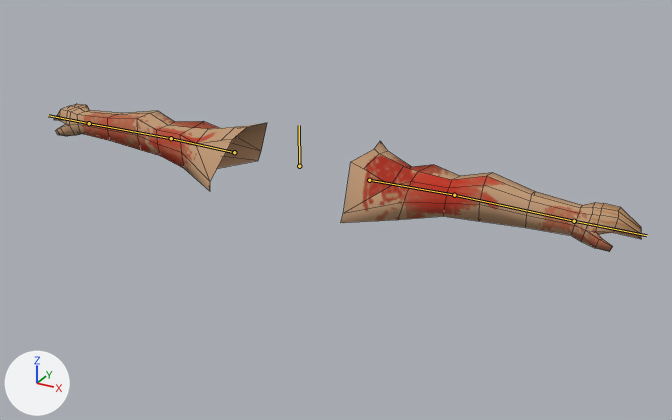
One commit to the Blender file Assets/Axtras/Models/Player/Arms/Player Arms Punch.blend: the scene before it, then after it.
Both versions are drawn from a 50 mm camera at (10.68, -17.5, 21.9) aimed at (1.73, -1.22, 13.76). Every picture has the same lights, and +X, +Y and +Z are marked at lower left. The bones that bend it are drawn over the model as lines. Mesh edges are drawn as thin lines.

The first picture shows 'Player Human Male'.
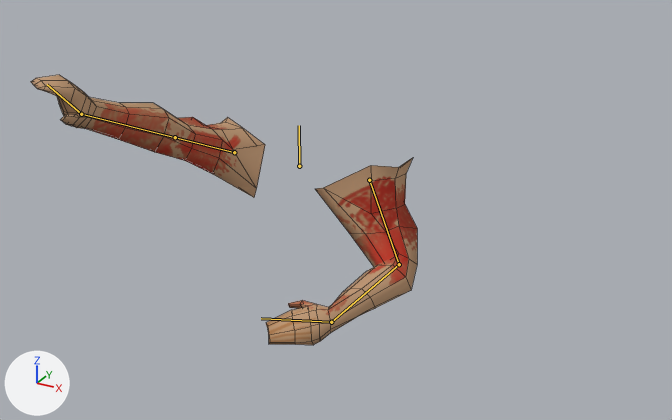
The newer file adds an action. The first version stands in its rest pose; the second is drawn at frame 18 of the action 'Throwing'.

Changed parts and their boxes (x1, y1, x2, y2) in the pictures (672 x 420 px):
'Player Human Male', posed (34% narrower, 82% taller)
    before: (54, 104, 641, 252)
    after: (31, 75, 417, 345)

The change, as a diff of the scene's bpy script:
```diff
--- a/Assets/Axtras/Models/Player/Arms/Player Arms Punch.blend.py
+++ b/Assets/Axtras/Models/Player/Arms/Player Arms Punch.blend.py
@@ bone_ik_pose_l @@
 bone_ik_pose_l = bpy.data.objects['Player Arms FPS'].pose.bones['IK.Pose.L']
-bone_ik_pose_l.location = (0.0, 0.0, 0.0)
+bone_ik_pose_l.location = (0.98, 0.0, -1.26)
@@ bone_ik_pose_r @@
 bone_ik_pose_r = bpy.data.objects['Player Arms FPS'].pose.bones['IK.Pose.R']
-bone_ik_pose_r.location = (0.0, 0.0, 0.0)
+bone_ik_pose_r.location = (0.3, 0.0, -0.12)
@@ bone_ik_target_l @@
 bone_ik_target_l = bpy.data.objects['Player Arms FPS'].pose.bones['IK.Target.L']
-bone_ik_target_l.location = (0.0, 0.0, 0.0)
-bone_ik_target_l.rotation_quaternion = (1.0, 0.0, 0.0, 0.0)  # degrees (0, 0, 0)
+bone_ik_target_l.location = (1.95, -4.0, 3.06)
+bone_ik_target_l.rotation_quaternion = (0.185, 0.38, 0.214, 0.727)  # degrees (51, -39, 133)
@@ bone_ik_target_r @@
 bone_ik_target_r = bpy.data.objects['Player Arms FPS'].pose.bones['IK.Target.R']
-bone_ik_target_r.location = (0.0, 0.0, 0.0)
-bone_ik_target_r.rotation_quaternion = (1.0, 0.0, 0.0, 0.0)  # degrees (0, 0, 0)
+bone_ik_target_r.location = (3.02, -3.51, 6.16)
+bone_ik_target_r.rotation_quaternion = (0.397, 0.401, 0.033, -0.706)  # degrees (29, 46, -109)
```
